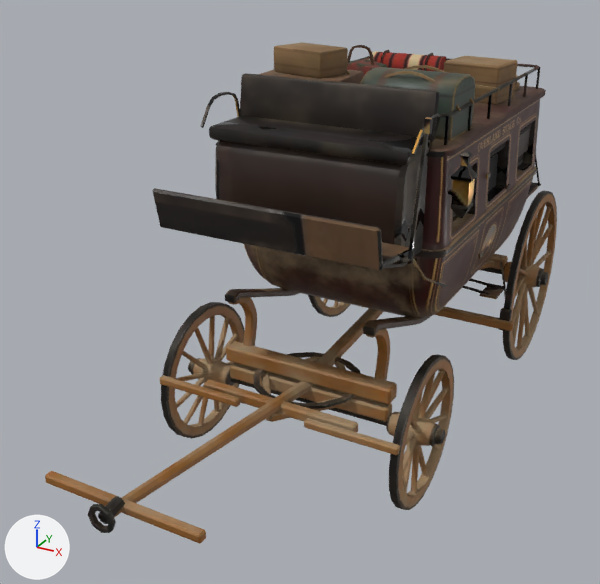
One commit to the glTF model public/assets/models/stagecoach.glb: the scene before it, then after it.
One viewpoint serves both versions: a 50 mm lens placed at (2.31, -5.71, 3.44), pointed at (-0.25, -1.06, 1.11). Every picture has the same lights, and +X, +Y and +Z are marked at lower left. The first picture is the older version. Where no turn or scale is listed for an object, it has been applied to the vertices. Vertices at exactly the same position are counted once.

The older version as bpy lines, for what is in view:
```python
me_body = bpy.data.meshes.new('Body')
me_body.from_pydata(...)  # 3137 vertices, 5814 faces; spans x -0.9..0.9, y -2.06..1.75, z -0.03..1.79
# faces by material slot: [4086, 1728]
me_body.materials.append(mat_coach_body)
me_body.materials.append(mat_coach_gear)
me_chassis = bpy.data.meshes.new('Chassis')
me_chassis.from_pydata(...)  # 1232 vertices, 2332 faces; spans x -0.96..0.96, y -3.43..1.38, z 0.47..1.24
me_chassis.materials.append(mat_coach_gear)
me_wheel_rl = bpy.data.meshes.new('Wheel_RL')
me_wheel_rl.from_pydata(...)  # 512 vertices, 796 faces; spans x -0.23..0.138, y -0.725..0.725, z -0.725..0.725
me_wheel_rl.materials.append(mat_coach_gear)
ob_body = bpy.data.objects.new('Body', me_body)
ob_body.parent = ob_stagecoach
ob_body.location = (0.0, 0.0675, 0.93)
ob_chassis = bpy.data.objects.new('Chassis', me_chassis)
ob_chassis.parent = ob_stagecoach
ob_chassis.location = (0.0, 0.0, 0.0)
ob_wheel_rl = bpy.data.objects.new('Wheel_RL', me_wheel_rl)
ob_wheel_rl.location = (0.885, 0.95, 0.725)
# also in view: 'Wheel_FR' at (-0.79, -1.4, 0.5); 'Wheel_FL' at (0.79, -1.4, 0.5)
```
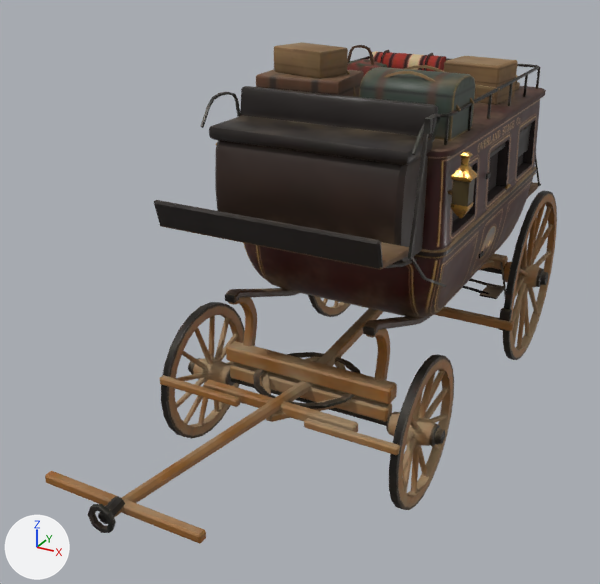
Where the change shows, as pixel boxes (x1, y1, x2, y2) in the pictures (600 x 584 px; the box of a moved part takes in the faces that stretch with it):
'Body', reshaped, surface changed: before (153, 42, 546, 317); after (154, 42, 546, 317)
part 1 of me_body, moved or reshaped: before (153, 188, 383, 271); after (154, 200, 383, 268)
part 2 of me_body, moved or reshaped: before (240, 73, 440, 139); after (240, 86, 438, 139)
part 3 of me_body, surface changed: (155, 56, 541, 316) in both

What changed in the scene script:
```text
Change me_body:
    where me_body.from_pydata(...)  # 3137 vertices, 5814 faces; spans x -0.9..0.9, y -2.06..1.75, z -0.03..1.79
    used by ob_body; parent = ob_stagecoach; location = (0.0, 0.0675, 0.93)
    me_body part 1: the loose piece of 24 vertices spanning x -0.73..0.73, y -2.06..-1.98, z 0.84..1.1 is scaled about its middle by (1, 0.906, 0.661), then moved by (0.0, 0.0, -0.03)
    me_body part 2: all 28 vertices in x -0.67..0.67, y -1.16..-1.09, z 1.61..1.64 are moved by (0.0, -0.01, -0.08)
    me_body part 3: texture (UV) coordinates of 3315 of 5814 faces, centred in x -0.9..0.9, y -2.06..1.75, z -0.03..1.64, changed; they spanned u 0.01..0.98, v 0.01..0.99 and now span u 0.01..0.99, v 0.01..0.98
```
